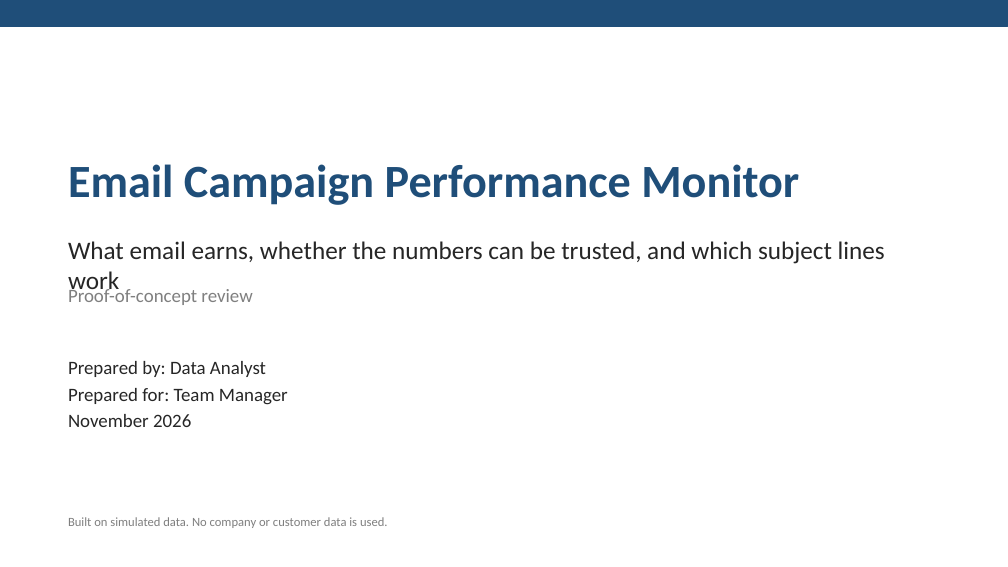
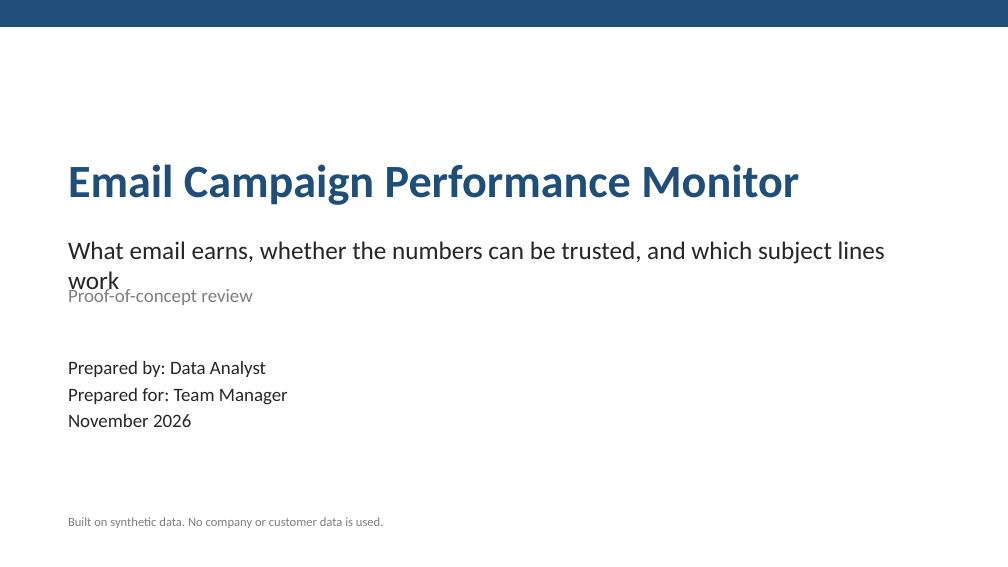
Before and after one commit to fanisridhar/sridhareguram.github.io, a slide deck: slide 1 of new-projects/Email_Campaign_Monitor_Report.pptx. Drawn at 1008x567 pixels with LibreOffice and Linux fonts; fonts in the diff are those of the drawing. Boxes give left, top, right and bottom in pixels: in the first picture for what was removed or moved away, otherwise in the second. Text is boxed around its words. In the diff, an @@ line names an element or a change of style, - is before the commit and + after.

```diff
--- a/new-projects/Email_Campaign_Monitor_Report.pptx
+++ b/new-projects/Email_Campaign_Monitor_Report.pptx
@@ text at box(68, 517, 384, 528): text changed @@
-Built on simulated data. No company or customer data is used.
+Built on synthetic data. No company or customer data is used.
```
Also in this commit, not shown: 2 other slides changed, 5 other files.
